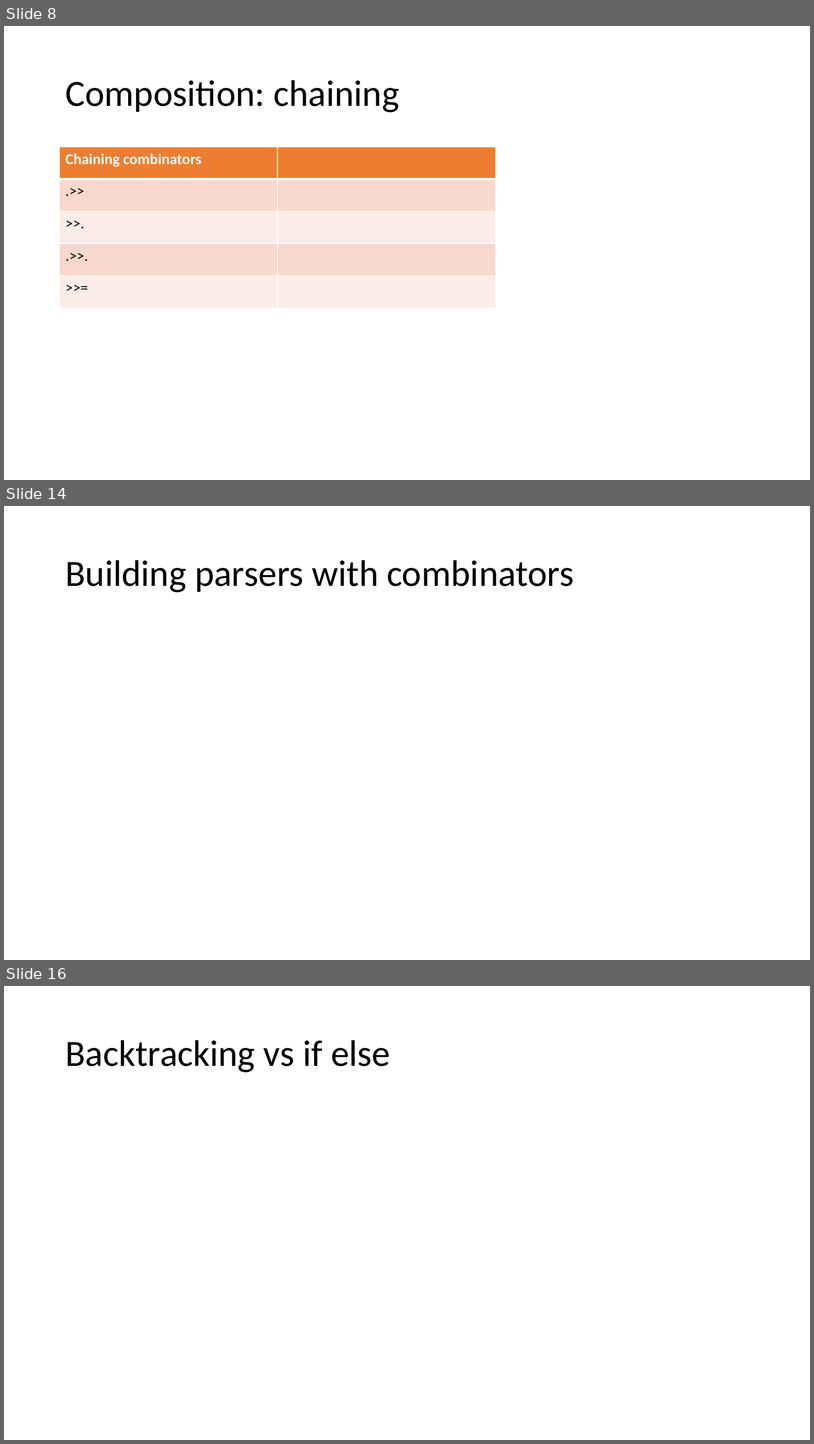
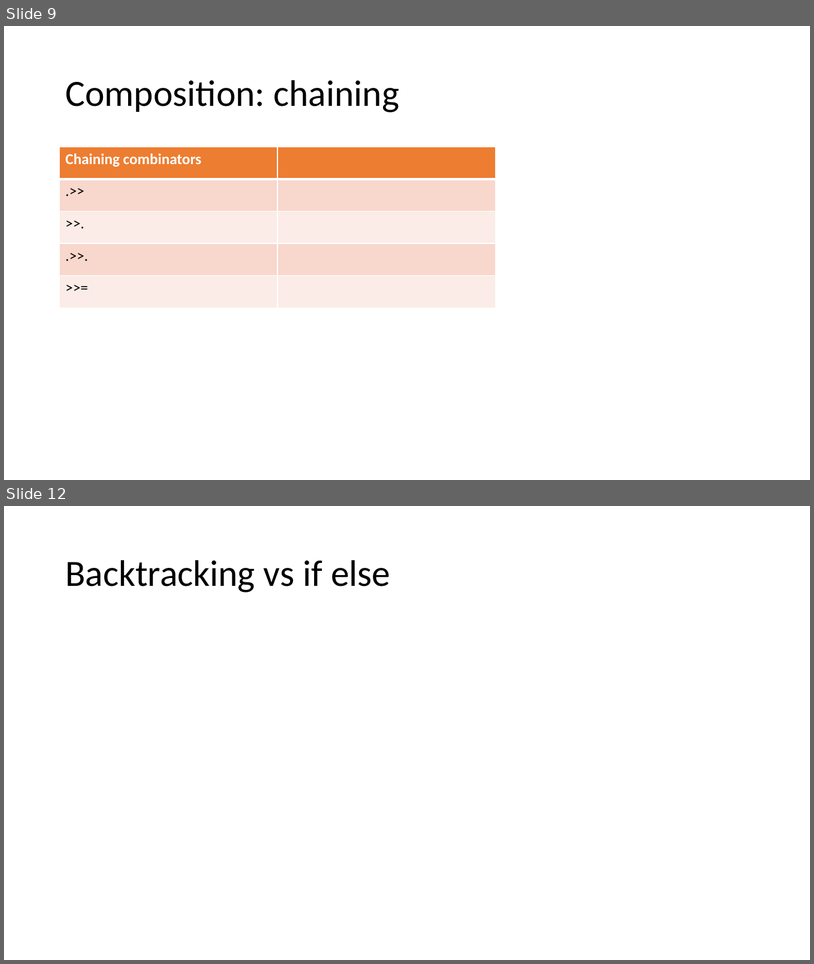
Before and after one commit to atiboros/PracticalFParsec, a slide deck: Slides/Practical FParsec V2.pptx. Shown one above the other, each under a label of ours: slides 8, 14 and 16 before the commit, slides 9 and 12 after it; the slides between them are not shown. The pictures are 814x1444 and 814x964 pixels, drawn with LibreOffice and Linux fonts; fonts in the diff are those of the drawing. Boxes give left, top, right and bottom in pixels: in the first picture for what was removed or moved away, otherwise in the second. Text is boxed around its words. In the diff, an @@ line names an element or a change of style, - is before the commit and + after.

```diff
--- a/Slides/Practical FParsec V2.pptx
+++ b/Slides/Practical FParsec V2.pptx
@@ slide 14 removed at (4, 506, 810, 960), background #FFFFFF @@
@@ title removed at (65, 560, 574, 592) @@
-Building parsers with combinators
@@ what was slide 8 is now slide 9 @@
@@ what was slide 16 is now slide 12 @@
```
Also in this commit, not shown: 3 slides changed, 1 slide added, 4 other slides removed, 3 other files.
